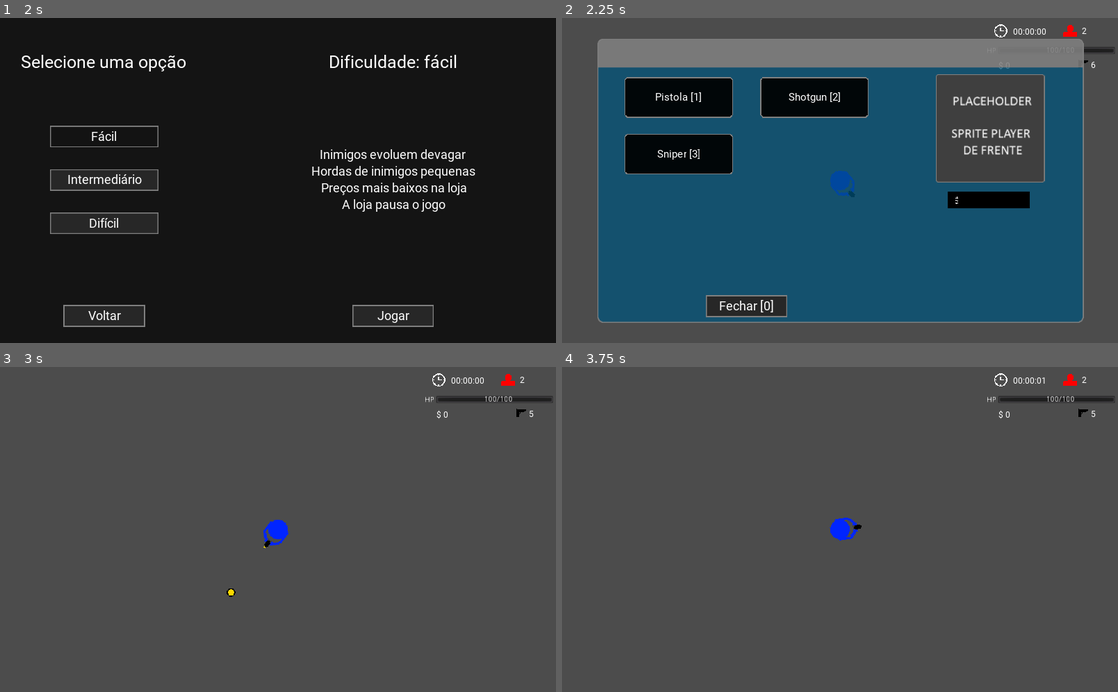
Above: before the commit, frames 1-4 (two rows, left to right).
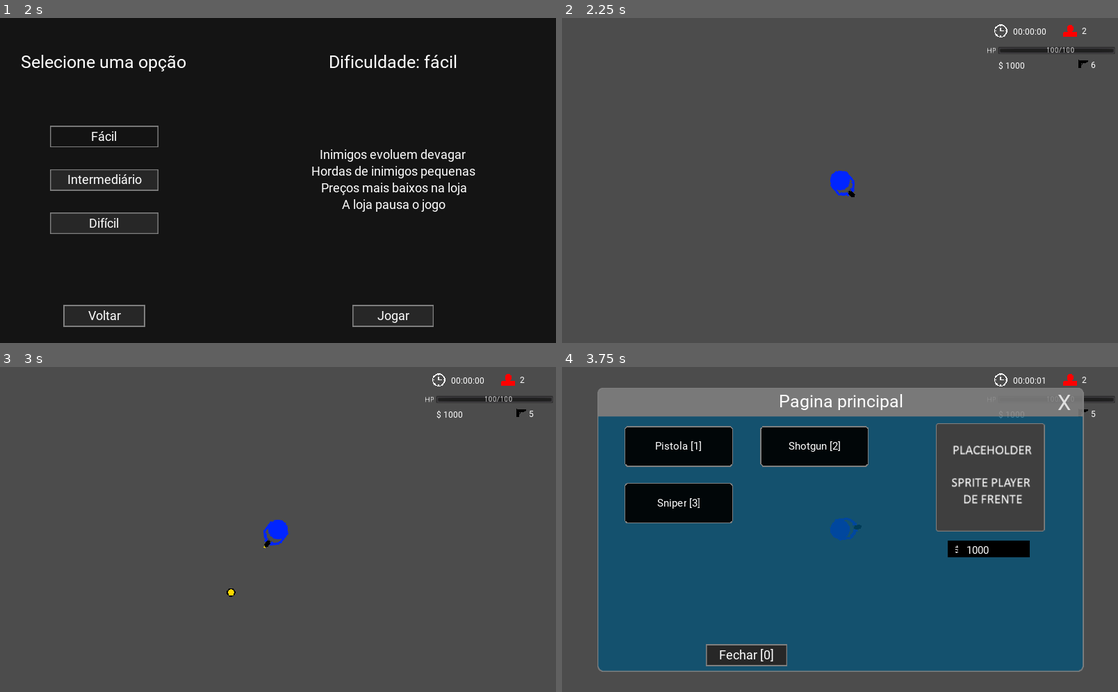
Above: after the commit, the same moments.

Repository: GregorioFornetti/Zigmor
Game: Godot game, scene res://Scenes_and_scripts/Interfaces/Menus/Main_menu.tscn
The game is run twice, just before and just after one commit, with the same random seed, the same clock (stepped at 60 frames per second) and the same inputs.
Inputs (mouse positions are in pixels of both pictures, inside the frame that each line leads up to):
- Up to frame 1 (2 s): click "Jogar" at 0.5 s; click "Fácil" at 1.25 s
- Up to frame 2 (2.25 s): click "Jogar" at 2 s
- Up to frame 3 (3 s): click (183, 656) at 2.75 s, where only the run before the commit has a clickable "Fechar [0]"
- Up to frame 4 (3.75 s): move the mouse to (962, 513) at 3.52 s; hold Right (ui_right) from 3.53 s (still down); hold B (open_shop, bound only after the commit) from 3.53 s (still down)

Frame 1 is identical in both runs. In frame 2, 71% of the frame differs, in the area x 6-94%, y 6-94%; in frame 3, less than 0.1%; in frame 4, 71%.

Commit message:
shop
- Funções de drop de dinheiro
- Primeiro upgrade (dano da pistol) feito
- Pause ao entrar na loja

Diff:
--- a/Scenes_and_scripts/Autoloaded/Game.gd
+++ b/Scenes_and_scripts/Autoloaded/Game.gd
@@ -1,5 +1,6 @@
 extends Node
 
+onready var rng = RandomNumberGenerator.new()
 onready var timer = $Timer
 
 enum difficulties {EASY, MEDIUM, HARD}
@@ -8,6 +9,7 @@
 var enemies_points_function
 var spawn_points_function
 var spawn_delay_function
+var enemy_money_drop_function
 
 var current_status = status.MENU
 var current_difficulty
@@ -16,7 +18,7 @@
 
 
 func _ready():
-	pass
+	rng.randomize()
 
 func start_game(game_difficulty):
 	current_difficulty = game_difficulty
@@ -34,6 +36,7 @@
 	enemies_points_function = funcref(self, difficult_name + "_enemies_points_function")
 	spawn_points_function = funcref(self, difficult_name + "_spawn_points_function")
 	spawn_delay_function = funcref(self, difficult_name + "_spawn_delay_function")
+	enemies_points_function = funcref(self, difficult_name + "_enemy_money_drop_function")
 
 	get_tree().change_scene("res://Scenes_and_scripts/Testing_map.tscn")
 	$Timer.start()
@@ -55,6 +58,9 @@
 
 func get_spawn_delay():
 	return spawn_delay_function.call_func(current_time)
+
+func get_enemy_monmey_drop(enemy_points):
+	return enemies_points_function.call_func(enemy_points, current_time)
 
 
 func easy_enemies_points_function(t):
@@ -85,3 +91,19 @@
 
 func hard_spawn_delay_function(t):
 	return 20
+
+
+func easy_enemy_money_drop_function(enemy_points, current_time):
+	var min_money = 5 + int(enemy_points * 10 * current_time / 60)
+	var max_money = 10 + int(enemy_points * 15 * current_time / 60)
+	return rng.randi_range(min_money, max_money)
+
+func medium_enemy_money_drop_function(enemy_points, current_time):
+	var min_money = 3 + int(enemy_points * 7 * current_time / 60)
+	var max_money = 7 + int(enemy_points * 13 * current_time / 60)
+	return rng.randi_range(min_money, max_money)
+
+func hard_enemy_money_drop_function(enemy_points, current_time):
+	var min_money = 2 + int(enemy_points * 5 * current_time / 60)
+	var max_money = 5 + int(enemy_points * 10 * current_time / 60)
+	return rng.randi_range(min_money, max_money)
--- a/Scenes_and_scripts/Enemies/Enemy_base.gd
+++ b/Scenes_and_scripts/Enemies/Enemy_base.gd
@@ -6,6 +6,7 @@
 onready var healthbar = $HealthBar
 onready var collision_shape = $CollisionShape2D.shape
 onready var enemy_hit_sound = preload("res://Sound/Effects/Collisions/enemy-hit.wav")
+export (int) var points
 
 signal enemy_spawn(enemy)
 signal enemy_died(enemy)
@@ -33,12 +34,11 @@
 
 	on_ready()
 
-func set_default_attributes(health, speed, damage, money_drop):
+func set_default_attributes(health, speed, damage):
 	attributes['health'] = health
 	attributes['max_health'] = health
 	attributes['speed'] = speed
 	attributes['damage'] = damage
-	attributes['money_drop'] = money_drop
 
 func update_healthbar():
 	healthbar.visible = true
@@ -47,7 +47,9 @@
 	healthbar_timer.start()
 
 func die():
-	Player.attributes["status"]['money'] += attributes['money_drop']
+	Player.attributes["status"]['money'] += Game.get_enemy_monmey_drop(points)
+	var interface = get_parent().get_node("Interface")
+	interface.update_money(Player.attributes["status"]['money'])
 	emit_signal("enemy_died")
 	queue_free()
 
--- a/Scenes_and_scripts/Enemies/Pistol_enemy.gd
+++ b/Scenes_and_scripts/Enemies/Pistol_enemy.gd
@@ -6,7 +6,8 @@
 var current_rotation
 
 func on_ready():
-	set_default_attributes(20, 90, 5, 20)
+	points = 5
+	set_default_attributes(20, 90, 5)
 	set_default_range()
 
 func on_process(delta):
--- a/Scenes_and_scripts/Enemies/Pistol_enemy.tscn
+++ b/Scenes_and_scripts/Enemies/Pistol_enemy.tscn
@@ -34,6 +34,7 @@
 
 [node name="Pistol_enemy" instance=ExtResource( 1 )]
 script = ExtResource( 3 )
+points = 1
 
 [node name="Sprite" parent="." index="0"]
 position = Vector2( 0, -14 )
--- a/Scenes_and_scripts/Enemies/Shotgun_enemy.gd
+++ b/Scenes_and_scripts/Enemies/Shotgun_enemy.gd
@@ -8,7 +8,7 @@
 var current_rotation
 
 func on_ready():
-	set_default_attributes(20, 90, 5, 20)
+	set_default_attributes(20, 90, 5)
 	angle = deg2rad(angle)
 	set_default_range()
 
--- a/Scenes_and_scripts/Enemies/Shotgun_enemy.tscn
+++ b/Scenes_and_scripts/Enemies/Shotgun_enemy.tscn
@@ -21,6 +21,7 @@
 
 [node name="Shotgun_enemy" instance=ExtResource( 2 )]
 script = ExtResource( 3 )
+points = 5
 angle = 60.0
 qnt_bullets = 4
 
--- a/Scenes_and_scripts/Interfaces/Upgrades_shop/Pages/Shop_pistol_page.tscn
+++ b/Scenes_and_scripts/Interfaces/Upgrades_shop/Pages/Shop_pistol_page.tscn
@@ -1,5 +1,28 @@
-[gd_scene load_steps=2 format=2]
+[gd_scene load_steps=6 format=2]
 
 [ext_resource path="res://Scenes_and_scripts/Interfaces/Upgrades_shop/Pages/Shop_content_page.tscn" type="PackedScene" id=1]
+[ext_resource path="res://Sprites/Interface/Menu-interface/Upgrade-shop-images/Pistol-image.png" type="Texture" id=2]
+[ext_resource path="res://Sprites/Interface/Menu-interface/Upgrade-shop-images/Sword-damage-icon.png" type="Texture" id=3]
+[ext_resource path="res://Scenes_and_scripts/Interfaces/Upgrades_shop/Status_box.tscn" type="PackedScene" id=4]
+[ext_resource path="res://Scenes_and_scripts/Interfaces/Upgrades_shop/Shop_buttons/Pistol/Btn_upgrade_pistol_damage.tscn" type="PackedScene" id=5]
 
 [node name="Shop_pistol_page" instance=ExtResource( 1 )]
+
+[node name="Btn_upgrade_pistol_damage" parent="Left_container/GridContainer" index="0" instance=ExtResource( 5 )]
+
+[node name="Sprite" parent="Rigth_container" index="0"]
+texture = ExtResource( 2 )
+
+[node name="Damage_status" parent="Rigth_container/GridContainer" index="0" instance=ExtResource( 4 )]
+anchor_right = 0.0
+anchor_bottom = 0.0
+margin_right = 150.0
+margin_bottom = 30.0
+
+[node name="Icon" parent="Rigth_container/GridContainer/Damage_status" index="2"]
+texture = ExtResource( 3 )
+
+[node name="Info" parent="Rigth_container/GridContainer/Damage_status/CanvasLayer/Tooltip" index="1"]
+text = "Dano da pistola"
+
+[editable path="Rigth_container/GridContainer/Damage_status"]
--- a/Scenes_and_scripts/Interfaces/Upgrades_shop/Pages/Shop_shotgun_page.tscn
+++ b/Scenes_and_scripts/Interfaces/Upgrades_shop/Pages/Shop_shotgun_page.tscn
@@ -1,5 +1,9 @@
-[gd_scene load_steps=2 format=2]
+[gd_scene load_steps=3 format=2]
 
 [ext_resource path="res://Scenes_and_scripts/Interfaces/Upgrades_shop/Pages/Shop_content_page.tscn" type="PackedScene" id=1]
+[ext_resource path="res://Sprites/Interface/Menu-interface/Upgrade-shop-images/Shotgun-image.png" type="Texture" id=2]
 
 [node name="Shop_shotgun_page" instance=ExtResource( 1 )]
+
+[node name="Sprite" parent="Rigth_container" index="0"]
+texture = ExtResource( 2 )
--- a/Scenes_and_scripts/Interfaces/Upgrades_shop/Pages/Shop_sniper_page.tscn
+++ b/Scenes_and_scripts/Interfaces/Upgrades_shop/Pages/Shop_sniper_page.tscn
@@ -1,5 +1,9 @@
-[gd_scene load_steps=2 format=2]
+[gd_scene load_steps=3 format=2]
 
 [ext_resource path="res://Scenes_and_scripts/Interfaces/Upgrades_shop/Pages/Shop_content_page.tscn" type="PackedScene" id=1]
+[ext_resource path="res://Sprites/Interface/Menu-interface/Upgrade-shop-images/Sniper-image.png" type="Texture" id=2]
 
 [node name="Shop_sniper_page" instance=ExtResource( 1 )]
+
+[node name="Sprite" parent="Rigth_container" index="0"]
+texture = ExtResource( 2 )
--- a/Scenes_and_scripts/Interfaces/Upgrades_shop/Shop_buttons/Btn_shop_buy.gd
+++ b/Scenes_and_scripts/Interfaces/Upgrades_shop/Shop_buttons/Btn_shop_buy.gd
@@ -1,6 +1,11 @@
 extends TextureButton
 
 var qnt_buyed = 0
+onready var status_boxes_container = get_parent().get_parent().get_parent().get_node("Rigth_container/GridContainer")
+
+func disable_btn():
+	$Price.text = "MAXIMIZADO"
+	disabled = true
 
 func get_upgrade_price():
 	pass
@@ -28,7 +33,6 @@
 		var shop_main = get_parent().get_parent().get_parent().get_parent().get_parent().get_parent()
 		shop_main.update_money_label()
 
-
 func _ready():
 	update_status_box()
 	update_price_label()
--- a/Scenes_and_scripts/Interfaces/Upgrades_shop/Shop_buttons/Btn_shop_buy.tscn
+++ b/Scenes_and_scripts/Interfaces/Upgrades_shop/Shop_buttons/Btn_shop_buy.tscn
@@ -1,9 +1,10 @@
-[gd_scene load_steps=6 format=2]
+[gd_scene load_steps=7 format=2]
 
 [ext_resource path="res://Sprites/Interface/Menu-interface/Buttons/Shop-btns/Shop-button-hover.png" type="Texture" id=1]
 [ext_resource path="res://Sprites/Interface/Menu-interface/Buttons/Shop-btns/Shop-button-normal.png" type="Texture" id=2]
 [ext_resource path="res://Fonts/Roboto-Regular.ttf" type="DynamicFontData" id=3]
 [ext_resource path="res://Scenes_and_scripts/Interfaces/Upgrades_shop/Shop_buttons/Btn_shop_buy.gd" type="Script" id=4]
+[ext_resource path="res://Sprites/Interface/Menu-interface/Buttons/Shop-btns/Shop-button-disabled.png" type="Texture" id=5]
 
 [sub_resource type="DynamicFont" id=1]
 size = 20
@@ -16,6 +17,7 @@
 mouse_default_cursor_shape = 2
 texture_normal = ExtResource( 2 )
 texture_hover = ExtResource( 1 )
+texture_disabled = ExtResource( 5 )
 script = ExtResource( 4 )
 __meta__ = {
 "_edit_use_anchors_": false
@@ -37,9 +39,9 @@
 
 [node name="Price" type="Label" parent="."]
 anchor_right = 1.0
-margin_left = 2.02702
+margin_left = 4.6967
 margin_top = 48.919
-margin_right = -7.97298
+margin_right = -5.3033
 margin_bottom = 72.919
 custom_fonts/font = SubResource( 1 )
 text = "Preço"
--- /dev/null
+++ b/Scenes_and_scripts/Interfaces/Upgrades_shop/Shop_buttons/Pistol/Btn_upgrade_pistol_damage.gd
@@ -0,0 +1,13 @@
+extends "res://Scenes_and_scripts/Interfaces/Upgrades_shop/Shop_buttons/Btn_shop_buy.gd"
+
+
+func get_upgrade_price():
+	return 50 + qnt_buyed * 50
+
+func make_upgrade():
+	var pistol_damage = Game.Player.attributes[Game.Player.PISTOL].damage
+	Game.Player.attributes[Game.Player.PISTOL].damage = pistol_damage + 1 + int(pistol_damage / 5)
+
+func update_status_box():
+	var pistol_damage = Game.Player.attributes[Game.Player.PISTOL].damage
+	status_boxes_container.get_node("Damage_status/Attribute_label").text = str(pistol_damage)
--- /dev/null
+++ b/Scenes_and_scripts/Interfaces/Upgrades_shop/Shop_buttons/Pistol/Btn_upgrade_pistol_damage.tscn
@@ -0,0 +1,10 @@
+[gd_scene load_steps=3 format=2]
+
+[ext_resource path="res://Scenes_and_scripts/Interfaces/Upgrades_shop/Shop_buttons/Btn_shop_buy.tscn" type="PackedScene" id=1]
+[ext_resource path="res://Scenes_and_scripts/Interfaces/Upgrades_shop/Shop_buttons/Pistol/Btn_upgrade_pistol_damage.gd" type="Script" id=2]
+
+[node name="Btn_upgrade_pistol_damage" instance=ExtResource( 1 )]
+script = ExtResource( 2 )
+
+[node name="Title" parent="." index="0"]
+text = "Dano [1]"
--- a/Scenes_and_scripts/Interfaces/Upgrades_shop/Status_box.gd
+++ b/Scenes_and_scripts/Interfaces/Upgrades_shop/Status_box.gd
@@ -2,7 +2,7 @@
 
 
 func _on_Status_box_mouse_entered():
-	$Tooltip.visible = true
+	$CanvasLayer/Tooltip.visible = true
 
 func _on_Status_box_mouse_exited():
-	$Tooltip.visible = false
+	$CanvasLayer/Tooltip.visible = false
--- a/Scenes_and_scripts/Interfaces/Upgrades_shop/Status_box.tscn
+++ b/Scenes_and_scripts/Interfaces/Upgrades_shop/Status_box.tscn
@@ -43,21 +43,24 @@
 [node name="Icon" type="Sprite" parent="."]
 position = Vector2( 16, 16 )
 
-[node name="Tooltip" type="Control" parent="."]
+[node name="CanvasLayer" type="Node2D" parent="."]
+z_index = 100
+
+[node name="Tooltip" type="Control" parent="CanvasLayer"]
 visible = false
-margin_left = 40.0797
-margin_top = -104.132
-margin_right = 140.08
-margin_bottom = -4.13235
+margin_left = 50.0
+margin_top = -105.0
+margin_right = 150.0
+margin_bottom = -5.00037
 __meta__ = {
 "_edit_use_anchors_": false
 }
 
-[node name="Background" type="Sprite" parent="Tooltip"]
+[node name="Background" type="Sprite" parent="CanvasLayer/Tooltip"]
 texture = ExtResource( 4 )
 centered = false
 
-[node name="Info" type="Label" parent="Tooltip"]
+[node name="Info" type="Label" parent="CanvasLayer/Tooltip"]
 margin_left = 2.66629
 margin_top = 1.66515
 margin_right = 96.6663
--- a/Scenes_and_scripts/Interfaces/Upgrades_shop/Upgrades_shop.gd
+++ b/Scenes_and_scripts/Interfaces/Upgrades_shop/Upgrades_shop.gd
@@ -5,14 +5,16 @@
 onready var main_page = $Main_container/Bottom_container/Shop_main_page
 onready var current_page = main_page
 
+func open_shop():
+	$Main_container.visible = true
+	update_money_label()
 
 func update_money_label():
 	var label_money = $Main_container/Bottom_container/Shop_fixed_container/Money_status/Attribute_label
-	label_money.text = Game.Player.get_money()
+	label_money.text = str(Game.Player.get_money())
 
 func return_to_main_page():
 	$Main_container/Top_container/Page_title.text = "Pagina principal"
-
 	current_page.visible = false
 	main_page.visible = true
 	current_page = main_page
@@ -51,6 +53,10 @@
 func _on_Btn_return_pressed():
 	return_to_main_page()
 
+func _on_Btn_quit_pressed():
+	return_to_main_page()
+	close_shop()
+
 func _input(event):
 	if Game.current_status == Game.status.SHOPPING:
 		if event.get_action_strength("0_shop_select"):
--- a/Scenes_and_scripts/Interfaces/Upgrades_shop/Upgrades_shop.tscn
+++ b/Scenes_and_scripts/Interfaces/Upgrades_shop/Upgrades_shop.tscn
@@ -15,10 +15,16 @@
 size = 32
 font_data = ExtResource( 10 )
 
+[sub_resource type="DynamicFont" id=2]
+size = 40
+font_data = ExtResource( 10 )
+
 [node name="Upgrade_shop" type="CanvasLayer"]
+pause_mode = 2
 script = ExtResource( 3 )
 
 [node name="Main_container" type="Control" parent="."]
+visible = false
 anchor_left = 0.5
 anchor_top = 0.5
 anchor_right = 0.5
@@ -48,8 +54,28 @@
 anchor_right = 1.0
 anchor_bottom = 1.0
 custom_fonts/font = SubResource( 1 )
+text = "Pagina principal"
 align = 1
 valign = 1
+__meta__ = {
+"_edit_use_anchors_": false
+}
+
+[node name="Btn_quit" type="Button" parent="Main_container/Top_container"]
+anchor_left = 1.0
+anchor_top = 0.5
+anchor_right = 1.0
+anchor_bottom = 0.5
+margin_left = -64.0
+margin_top = -24.0
+margin_right = -6.0
+margin_bottom = 30.0
+custom_fonts/font = SubResource( 2 )
+text = "X"
+flat = true
+__meta__ = {
+"_edit_use_anchors_": false
+}
 
 [node name="Bottom_container" type="Control" parent="Main_container"]
 anchor_top = 1.0
@@ -61,9 +87,22 @@
 "_edit_use_anchors_": false
 }
 
+[node name="Shop_main_page" parent="Main_container/Bottom_container" instance=ExtResource( 2 )]
+
+[node name="Shop_pistol_page" parent="Main_container/Bottom_container" instance=ExtResource( 9 )]
+visible = false
+
+[node name="Shop_shotgun_page" parent="Main_container/Bottom_container" instance=ExtResource( 7 )]
+visible = false
+
+[node name="Shop_sniper_page" parent="Main_container/Bottom_container" instance=ExtResource( 8 )]
+visible = false
+
 [node name="Shop_fixed_container" type="Control" parent="Main_container/Bottom_container"]
 anchor_right = 1.0
 anchor_bottom = 1.0
+margin_right = -886.0
+margin_bottom = -461.0
 __meta__ = {
 "_edit_use_anchors_": false
 }
@@ -77,8 +116,8 @@
 [node name="Icon" parent="Main_container/Bottom_container/Shop_fixed_container/Money_status" index="2"]
 texture = ExtResource( 5 )
 
-[node name="Info" parent="Main_container/Bottom_container/Shop_fixed_container/Money_status/Tooltip" index="1"]
-text = "Dinheiro disponível para upgrades"
+[node name="Info" parent="Main_container/Bottom_container/Shop_fixed_container/Money_status/CanvasLayer/Tooltip" index="1"]
+text = "Dinheiro disponível"
 
 [node name="Btn_close" parent="Main_container/Bottom_container/Shop_fixed_container" instance=ExtResource( 6 )]
 margin_left = 200.0
@@ -99,24 +138,17 @@
 [node name="Label" parent="Main_container/Bottom_container/Shop_fixed_container/Btn_return" index="0"]
 text = "Voltar [0]"
 
-[node name="Shop_main_page" parent="Main_container/Bottom_container" instance=ExtResource( 2 )]
-
-[node name="Shop_pistol_page" parent="Main_container/Bottom_container" instance=ExtResource( 9 )]
-
-[node name="Shop_shotgun_page" parent="Main_container/Bottom_container" instance=ExtResource( 7 )]
-
-[node name="Shop_sniper_page" parent="Main_container/Bottom_container" instance=ExtResource( 8 )]
-
-[connection signal="pressed" from="Main_container/Bottom_container/Shop_fixed_container/Btn_close" to="." method="_on_Btn_close_pressed"]
-[connection signal="pressed" from="Main_container/Bottom_container/Shop_fixed_container/Btn_return" to="." method="_on_Btn_return_pressed"]
+[connection signal="pressed" from="Main_container/Top_container/Btn_quit" to="." method="_on_Btn_quit_pressed"]
 [connection signal="pressed" from="Main_container/Bottom_container/Shop_main_page/Left_container/GridContainer/Btn_upgrade_pistol" to="." method="_on_Btn_upgrade_pistol_pressed"]
 [connection signal="pressed" from="Main_container/Bottom_container/Shop_main_page/Left_container/GridContainer/Btn_upgrade_shotgun" to="." method="_on_Btn_upgrade_shotgun_pressed"]
 [connection signal="pressed" from="Main_container/Bottom_container/Shop_main_page/Left_container/GridContainer/Btn_upgrade_sniper" to="." method="_on_Btn_upgrade_sniper_pressed"]
+[connection signal="pressed" from="Main_container/Bottom_container/Shop_fixed_container/Btn_close" to="." method="_on_Btn_close_pressed"]
+[connection signal="pressed" from="Main_container/Bottom_container/Shop_fixed_container/Btn_return" to="." method="_on_Btn_return_pressed"]
 
-[editable path="Main_container/Bottom_container/Shop_fixed_container/Money_status"]
-[editable path="Main_container/Bottom_container/Shop_fixed_container/Btn_close"]
-[editable path="Main_container/Bottom_container/Shop_fixed_container/Btn_return"]
 [editable path="Main_container/Bottom_container/Shop_main_page"]
 [editable path="Main_container/Bottom_container/Shop_main_page/Left_container/GridContainer/Btn_upgrade_pistol"]
 [editable path="Main_container/Bottom_container/Shop_main_page/Left_container/GridContainer/Btn_upgrade_shotgun"]
 [editable path="Main_container/Bottom_container/Shop_main_page/Left_container/GridContainer/Btn_upgrade_sniper"]
+[editable path="Main_container/Bottom_container/Shop_fixed_container/Money_status"]
+[editable path="Main_container/Bottom_container/Shop_fixed_container/Btn_close"]
+[editable path="Main_container/Bottom_container/Shop_fixed_container/Btn_return"]
--- a/Scenes_and_scripts/Player/Player.gd
+++ b/Scenes_and_scripts/Player/Player.gd
@@ -16,7 +16,7 @@
 	"max_health" : 100,
 	"status" : {
 		"health" : 100,
-		"money" : 0
+		"money" : 1000
 	},
 	PISTOL : {
 		"damage": 5,
--- a/Scenes_and_scripts/Spawner/Enemies_spawner.gd
+++ b/Scenes_and_scripts/Spawner/Enemies_spawner.gd
@@ -4,13 +4,11 @@
 const SPAWN_HEIGHT = 3500  # Altura a partir do player para spawn de inimigos (player centralizado)
 const EXTRA_SPACE = 100  # Inimigos não podem spawnar no campo de visão do player + EXTRA_SPACE
 
-onready var enemies = [
+onready var enemies = [  # Definir os enemy points (dificuldade) de cada no export var de cada inimigo
 	{   # Pistol enemy (policial com pistola)
-		"spawn_points_cost": 1,
 		"enemy": preload("res://Scenes_and_scripts/Enemies/Pistol_enemy.tscn")
 	},
 	{   # Shotgun enemy (policial com shotgun)
-		"spawn_points_cost": 1,
 		"enemy": preload("res://Scenes_and_scripts/Enemies/Shotgun_enemy.tscn")
 	}
 ]
@@ -36,6 +34,9 @@
 	spawn_blocker.shape.extents.x = ProjectSettings.get_setting("display/window/size/width") / 2 + EXTRA_SPACE
 	spawn_blocker.shape.extents.y = ProjectSettings.get_setting("display/window/size/height") / 2 + EXTRA_SPACE
 
+	for enemy_dict in enemies:
+		var enemy_instance = enemy_dict['enemy'].instance()
+		enemy_dict['spawn_points_cost'] = enemy_instance.points
 	# Criação do vetor que ajudará na coleta do max range possível com certa quantidade de pontos de spawn.
 	# possible_ranges_array[ponto_de_spawn_atual] deve representar o maximo range
 	# possivel de se conseguir com tal quantidade de pontos
--- /dev/null
+++ b/Scenes_and_scripts/Testing_map.gd
@@ -0,0 +1,13 @@
+extends Node2D
+
+onready var upgrade_shop = $Upgrade_shop
+
+func _input(event):
+	if event.get_action_strength("open_shop"):
+		upgrade_shop.open_shop()
+		Game.current_status = Game.status.SHOPPING
+		if Game.current_difficulty != Game.difficulties.HARD:
+			get_tree().paused = true
+
+func _ready():
+	pass
--- a/Scenes_and_scripts/Testing_map.tscn
+++ b/Scenes_and_scripts/Testing_map.tscn
@@ -1,11 +1,13 @@
-[gd_scene load_steps=5 format=2]
+[gd_scene load_steps=6 format=2]
 
 [ext_resource path="res://Scenes_and_scripts/Interfaces/Interface.tscn" type="PackedScene" id=1]
 [ext_resource path="res://Scenes_and_scripts/Player/Player.tscn" type="PackedScene" id=2]
 [ext_resource path="res://Scenes_and_scripts/Interfaces/Upgrades_shop/Upgrades_shop.tscn" type="PackedScene" id=3]
+[ext_resource path="res://Scenes_and_scripts/Testing_map.gd" type="Script" id=4]
 [ext_resource path="res://Scenes_and_scripts/Spawner/Enemies_spawner.tscn" type="PackedScene" id=5]
 
 [node name="Testing_map" type="Node2D"]
+script = ExtResource( 4 )
 
 [node name="Interface" parent="." instance=ExtResource( 1 )]
 
@@ -14,3 +16,12 @@
 [node name="Enemies_spawner" parent="." instance=ExtResource( 5 )]
 
 [node name="Upgrade_shop" parent="." instance=ExtResource( 3 )]
+
+[editable path="Upgrade_shop"]
+[editable path="Upgrade_shop/Main_container/Bottom_container/Shop_main_page"]
+[editable path="Upgrade_shop/Main_container/Bottom_container/Shop_main_page/Left_container/GridContainer/Btn_upgrade_pistol"]
+[editable path="Upgrade_shop/Main_container/Bottom_container/Shop_main_page/Left_container/GridContainer/Btn_upgrade_shotgun"]
+[editable path="Upgrade_shop/Main_container/Bottom_container/Shop_main_page/Left_container/GridContainer/Btn_upgrade_sniper"]
+[editable path="Upgrade_shop/Main_container/Bottom_container/Shop_fixed_container/Money_status"]
+[editable path="Upgrade_shop/Main_container/Bottom_container/Shop_fixed_container/Btn_close"]
+[editable path="Upgrade_shop/Main_container/Bottom_container/Shop_fixed_container/Btn_return"]
--- a/project.godot
+++ b/project.godot
@@ -132,6 +132,11 @@
 "events": [ Object(InputEventKey,"resource_local_to_scene":false,"resource_name":"","device":0,"alt":false,"shift":false,"control":false,"meta":false,"command":false,"pressed":false,"scancode":57,"unicode":0,"echo":false,"script":null)
  ]
 }
+open_shop={
+"deadzone": 0.5,
+"events": [ Object(InputEventKey,"resource_local_to_scene":false,"resource_name":"","device":0,"alt":false,"shift":false,"control":false,"meta":false,"command":false,"pressed":false,"scancode":66,"unicode":0,"echo":false,"script":null)
+ ]
+}
 
 [layer_names]
 
Not shown: 1 places in Scenes_and_scripts/Interfaces/Upgrades_shop/Upgrades_shop.tscn that only renumber resources
Binary file added: Sprites/Interface/Menu-interface/Buttons/Shop-btns/Shop-button-disabled.png
Not shown, added: Sprites/Interface/Menu-interface/Buttons/Shop-btns/Shop-button-disabled.png.import
Binary file added: Sprites/Interface/Menu-interface/Upgrade-shop-images/Pistol-image.png
Not shown, added: Sprites/Interface/Menu-interface/Upgrade-shop-images/Pistol-image.png.import
Binary file changed: Sprites/Interface/Menu-interface/Upgrade-shop-images/Player-frontal-image.png
Binary file added: Sprites/Interface/Menu-interface/Upgrade-shop-images/Shotgun-image.png
Not shown, added: Sprites/Interface/Menu-interface/Upgrade-shop-images/Shotgun-image.png.import
Binary file added: Sprites/Interface/Menu-interface/Upgrade-shop-images/Sniper-image.png
Not shown, added: Sprites/Interface/Menu-interface/Upgrade-shop-images/Sniper-image.png.import
